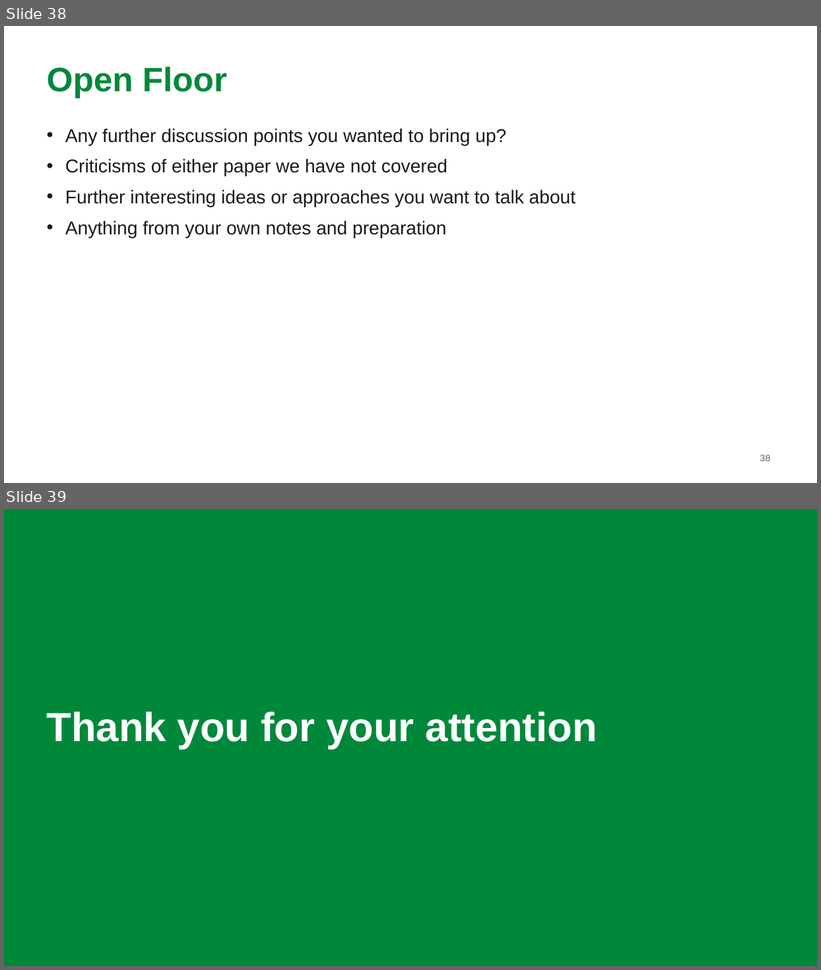
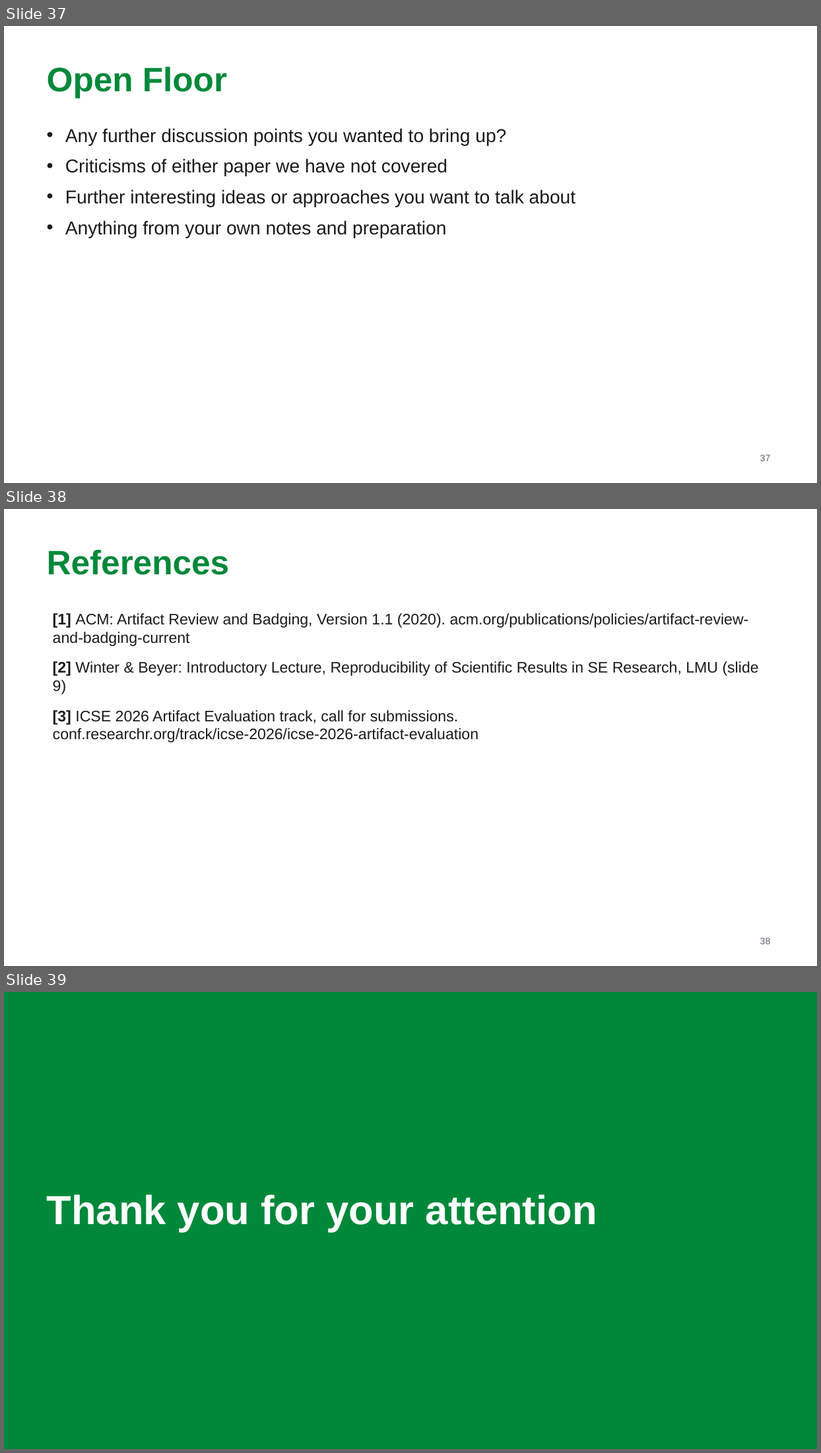
Before and after one commit to MarkAndreDuesing/Reprod_Docs_And_Notes, a slide deck: Vorl_2/slides/lecture2-team-paper2.pptx. Shown one above the other, each under a label of ours: slides 38 and 39 before the commit, slides 37, 38 and 39 after it. The pictures are 821x970 and 821x1453 pixels, drawn with LibreOffice and Linux fonts; fonts in the diff are those of the drawing. Boxes give left, top, right and bottom in pixels: in the first picture for what was removed or moved away, otherwise in the second. Text is boxed around its words. In the diff, an @@ line names an element or a change of style, - is before the commit and + after.

```diff
--- a/Vorl_2/slides/lecture2-team-paper2.pptx
+++ b/Vorl_2/slides/lecture2-team-paper2.pptx
@@ slide 38 added at [4,509,817,966], background #FFFFFF @@
@@ text added at [47,549,230,575], 40 pt, text #00883A, bold @@
+References
@@ text added at [53,613,759,743], 18 pt, text #1A1A1A @@
+[1] ACM: Artifact Review and Badging, Version 1.1 (2020). acm.org/publications/policies/artifact-review-and-badging-current
+[2] Winter & Beyer: Introductory Lecture, Reproducibility of Scientific Results in SE Research, LMU (slide 9)
+[3] ICSE 2026 Artifact Evaluation track, call for submissions. conf.researchr.org/track/icse-2026/icse-2026-artifact-evaluation
@@ page number added at [760,938,771,945], 11 pt, text #5F6368 @@
+38
@@ what was slide 38 is now slide 37 @@
@@ page number at [760,455,771,462]: text changed @@
-38
+37
```
Also in this commit, not shown: 12 slides changed, 1 slide removed, 1 other file.
